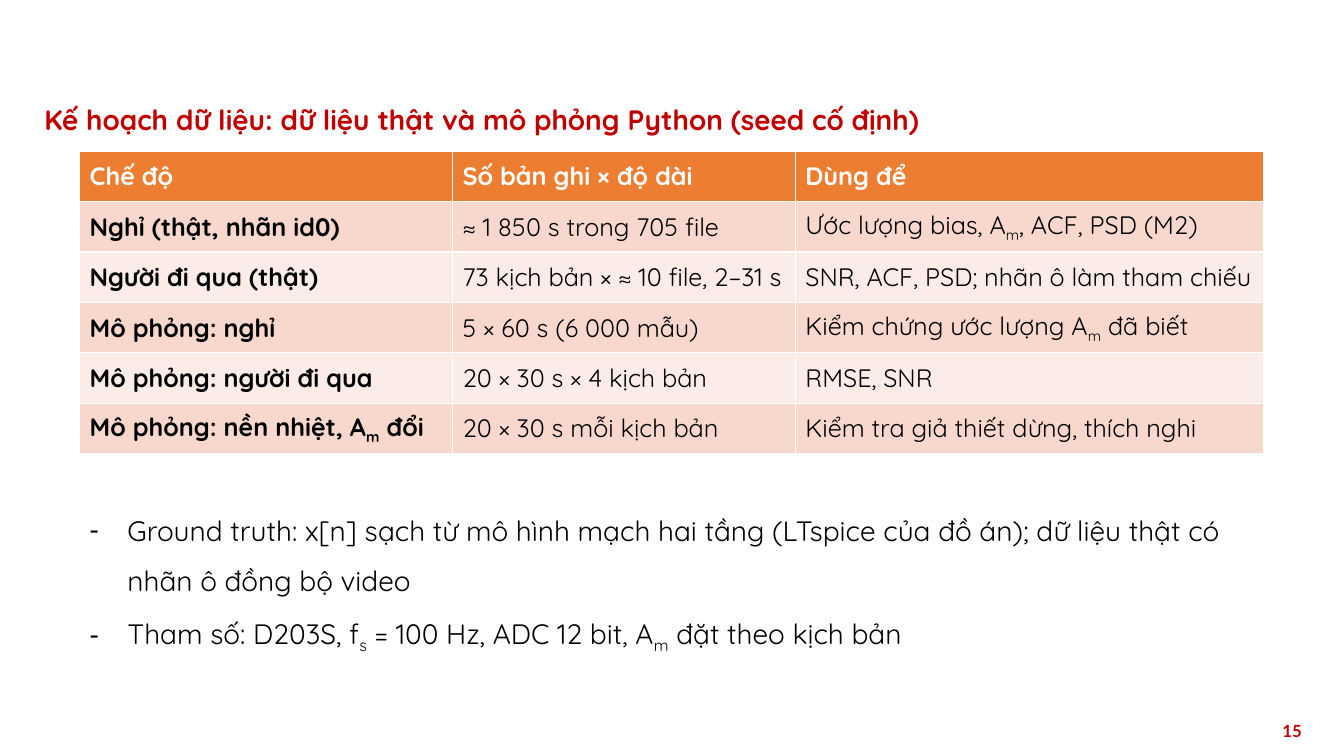
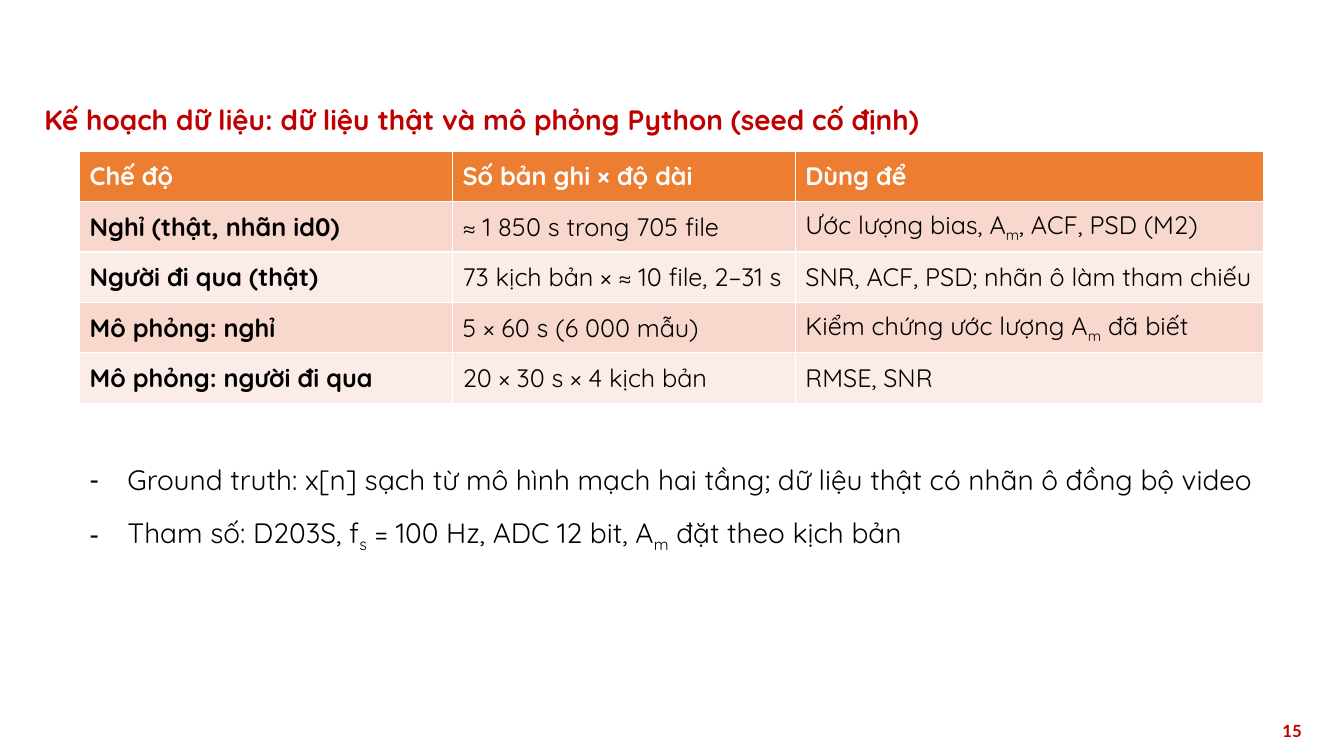
Before and after one commit to sonnt0201/TinHieuNgauNhien, a slide deck: slide 15 of Documents/EE6423_M1_MiniProposal_D203S.pptx. Drawn at 1344x756 pixels with LibreOffice and Linux fonts; fonts in the diff are those of the drawing; background and template pictures are left out. Boxes give left, top, right and bottom in pixels: in the first picture for what was removed or moved away, otherwise in the second. Text is boxed around its words. In the diff, an @@ line names an element or a change of style, - is before the commit and + after.

Commit message:
Sửa M0 M1 theo đúng cảm biến và dataset, thêm đủ bài giảng

```diff
--- a/Documents/EE6423_M1_MiniProposal_D203S.pptx
+++ b/Documents/EE6423_M1_MiniProposal_D203S.pptx
@@ table at bbox=[80, 151, 1264, 403] @@
-row 6: Mô phỏng: nền nhiệt, Am đổi | 20 × 30 s mỗi kịch bản | Kiểm tra giả thiết dừng, thích nghi
@@ text "Ground truth: x[n] sạch từ ...": place and size @@
-text "Ground truth: x[n] sạch từ ..." at bbox=[127, 518, 1219, 648]
+text "Ground truth: x[n] sạch từ ..." at bbox=[127, 467, 1252, 547]
@@ text at bbox=[127, 467, 1252, 496]: text changed @@
-– Ground truth: x[n] sạch từ mô hình mạch hai tầng (LTspice của đồ án); dữ liệu thật có nhãn ô đồng bộ video
+– Ground truth: x[n] sạch từ mô hình mạch hai tầng; dữ liệu thật có nhãn ô đồng bộ video
```
Also in this commit, not shown: 1 other slide changed, 3 other files.
